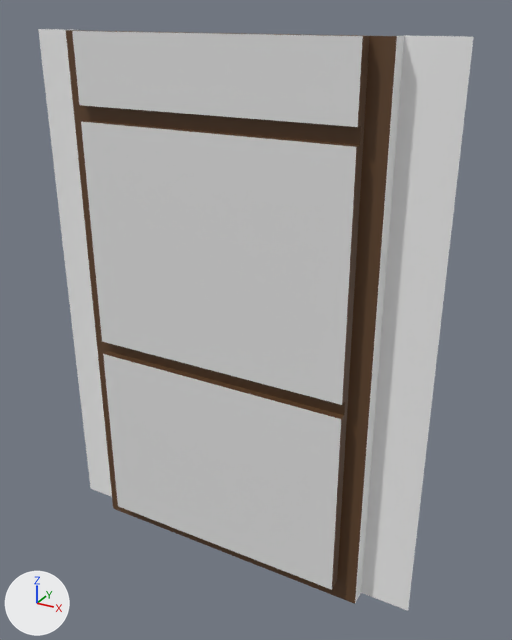
What one commit did to the FBX model Assets/Models/Building/Wall04_2m.fbx.
Rendered twice from a 50 mm lens placed at (0.61, -2.64, 2.69), pointed at (-0.86, 0.03, 1.35). The axes (+X, +Y, +Z) are drawn at lower left. The lights are the same throughout. Where no turn or scale is listed for an object, it has been applied to the vertices.

In view in the first picture: 'Wall04_2m'.
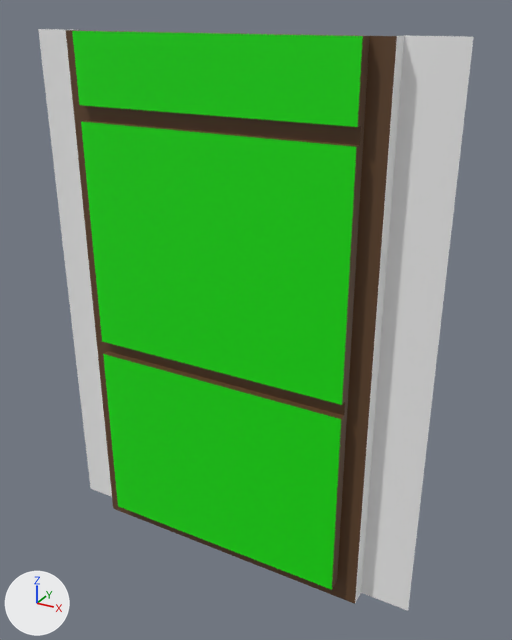
Location of each change, (x1, y1, x2, y2) in pixels of the pictures (512 x 640 px):
```json
{"object": "Wall04_2m", "change": "recoloured", "before": [69, 30, 366, 593], "after": [69, 30, 366, 593], "on screen": "white to green"}
```

Edits to the scene script, one JSON object a line:
```json
{"op": "set", "path": "mat_windows.base_color", "old": "(0.8, 0.8, 0.8)", "new": "(0.0046, 0.8, 0.0)", "note": "white #e7e7e7 -> green #0fe700"}
```
